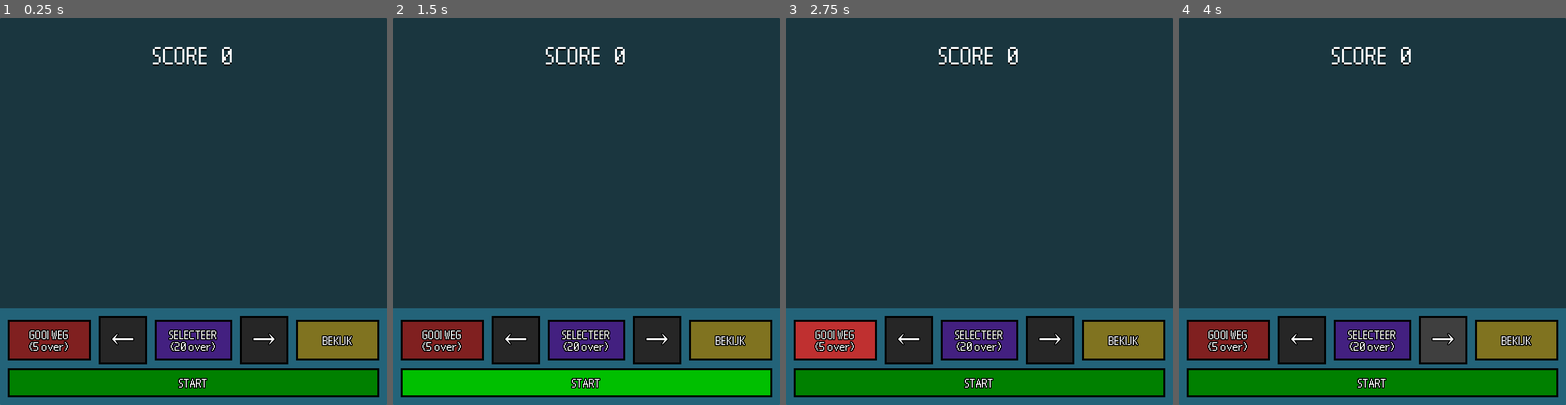
Above: before the commit, frames 1-4 (left to right).
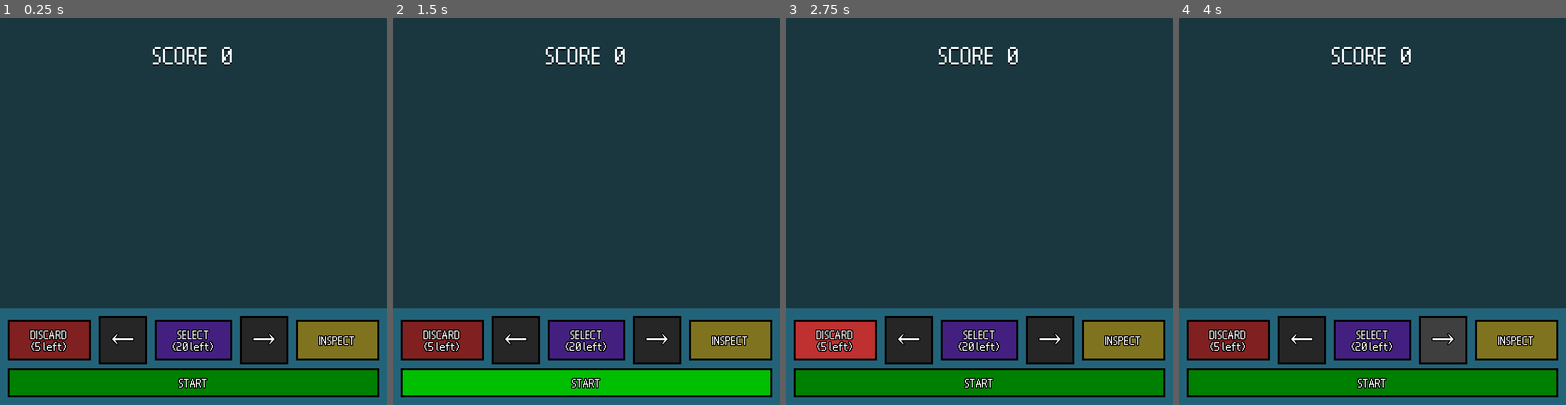
Above: after the commit, the same moments.

Repository: sjerpsthomas/job-hunter
Game: Godot game, scene res://screen/main/main_screen.tscn
The game is run twice, just before and just after one commit, with the same random seed, the same clock (stepped at 60 frames per second) and the same inputs. This scene is started directly instead of the project's main scene.
Inputs:
- Up to frame 1 (0.25 s): no input
- Up to frame 2 (1.5 s): click "START" at 0.5 s; click "START" at 1.25 s
- Up to frame 3 (2.75 s): click "GOOI WEG (5 over)" (after the commit: "DISCARD (5 left)") at 2 s
- Up to frame 4 (4 s): click "←" at 2.75 s; click "→" at 3.5 s

The runs differ from the first frame. In frame 1, 0.9% of the frame differs, in the area x 7-92%, y 80-87%; in frame 2, 0.9%; in frame 3, 0.9%; in frame 4, 0.9%.
Error in both runs: Out of bounds get index '-1' (on base: 'Array[PortfolioItem]') (res://screen/main/cards.gd:32)

Commit message:
Fix i18n, tweak odds

Diff:
--- a/core/locale.gd
+++ b/core/locale.gd
@@ -1,12 +1,12 @@
 extends Node
 
 
-const locale = "nl"
+const locale = "en"
 
 
 
 func txt(input: String) -> String:
-	if locale == "EN":
+	if locale == "en":
 		return {
 			'loading': 'loading portfolio...',
 			'error': 'Error loading portfolio.\nPlease refresh to try again.',
--- a/screen/main/cards.gd
+++ b/screen/main/cards.gd
@@ -26,7 +26,7 @@
 
 	var card_item: PortfolioItemsCollection.PortfolioItem
 
-	if randf() < 0.13 and not cards.is_empty():
+	if randf() < 0.15 and not cards.is_empty():
 		card_item = cards.pick_random().item
 	else:
 		card_item = PortfolioItemsCollection.portfolio_items[randi_range(0, size - 1)]
